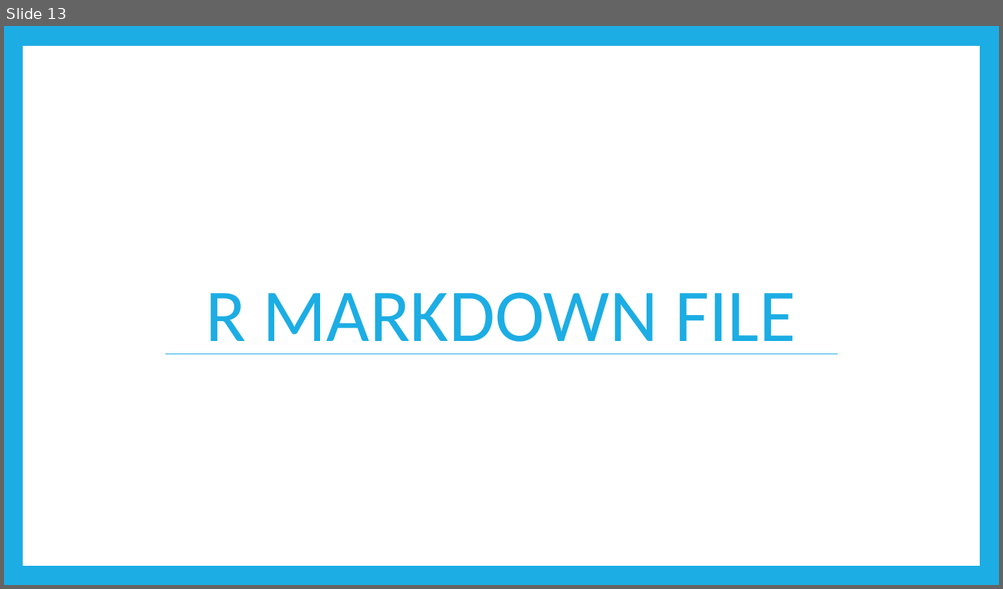
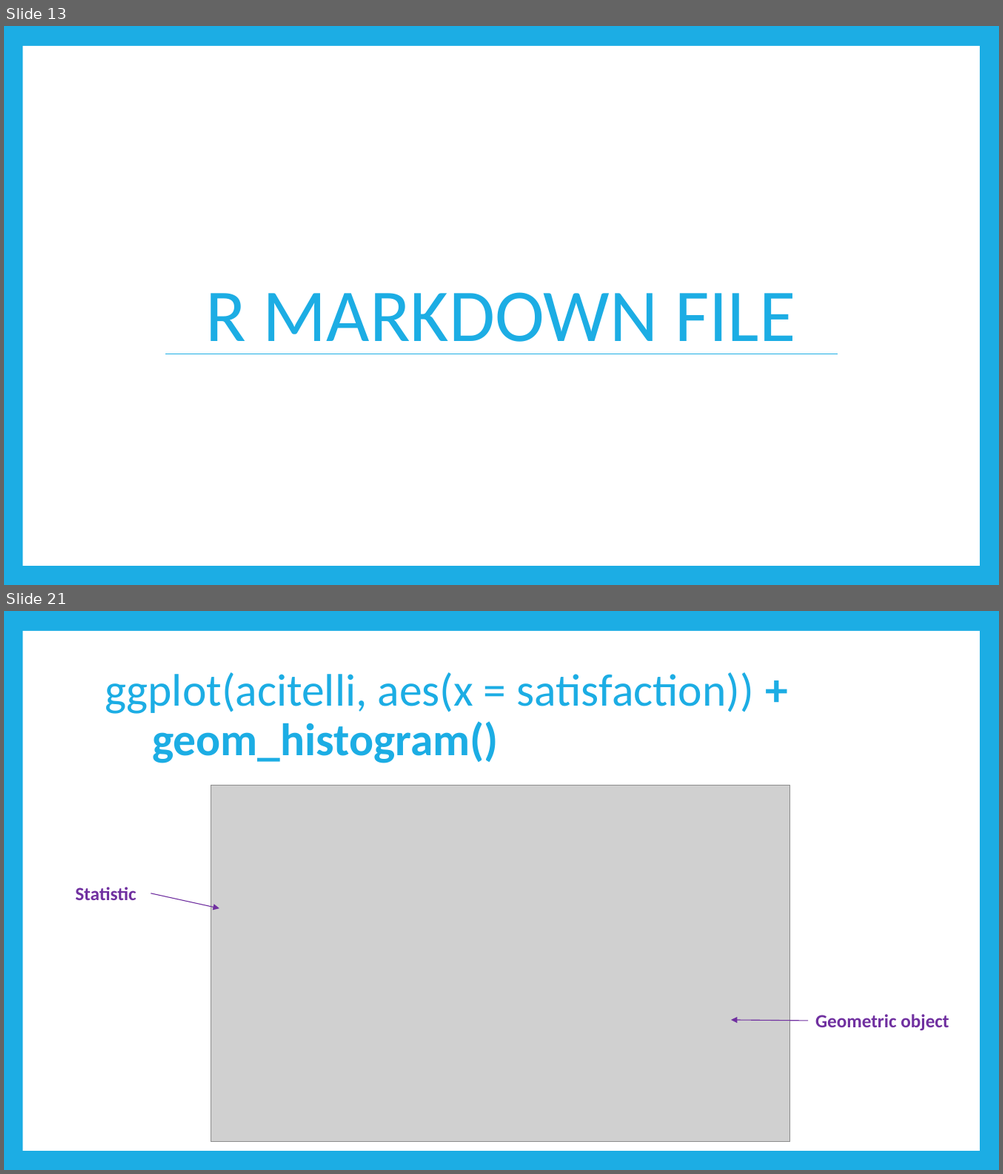
Before and after one commit to RandiLGarcia/smith-r-workshop, a slide deck: docs/Day 1 Slides.pptx. Shown one above the other, each under a label of ours: slide 13 before the commit, slides 13 and 21 after it; the slides between them are not shown. The pictures are 1003x589 and 1003x1174 pixels, drawn with LibreOffice and Linux fonts; fonts in the diff are those of the drawing; grey boxes stand for pictures. Boxes give left, top, right and bottom in pixels: in the first picture for what was removed or moved away, otherwise in the second. Text is boxed around its words. In the diff, an @@ line names an element or a change of style, - is before the commit and + after.

Commit message:
ggplot rmd and slides

```diff
--- a/docs/Day 1 Slides.pptx
+++ b/docs/Day 1 Slides.pptx
@@ slide 21 added at <box>4,611,999,1170</box>, background #1CADE4; not listed: 1 template element that a slide beside it also shows @@
@@ title added at <box>105,672,754,763</box>, 44 pt, text #1CADE4 @@
+ggplot(acitelli, aes(x = satisfaction)) + geom_histogram()
@@ picture added at <box>210,786,790,1142</box> @@
@@ text added at <box>75,887,136,900</box>, 18 pt, text #7030A0, bold @@
+Statistic
@@ arrow added from (151, 894) to (219, 908), #7030A0 0.79 pt @@
@@ arrow added from (808, 1022) to (731, 1021), #7030A0 0.79 pt @@
@@ text added at <box>815,1014,948,1031</box>, 18 pt, text #7030A0, bold @@
+Geometric object
```
Also in this commit, not shown: 2 slides changed, 11 other slides added, 7 other files.
